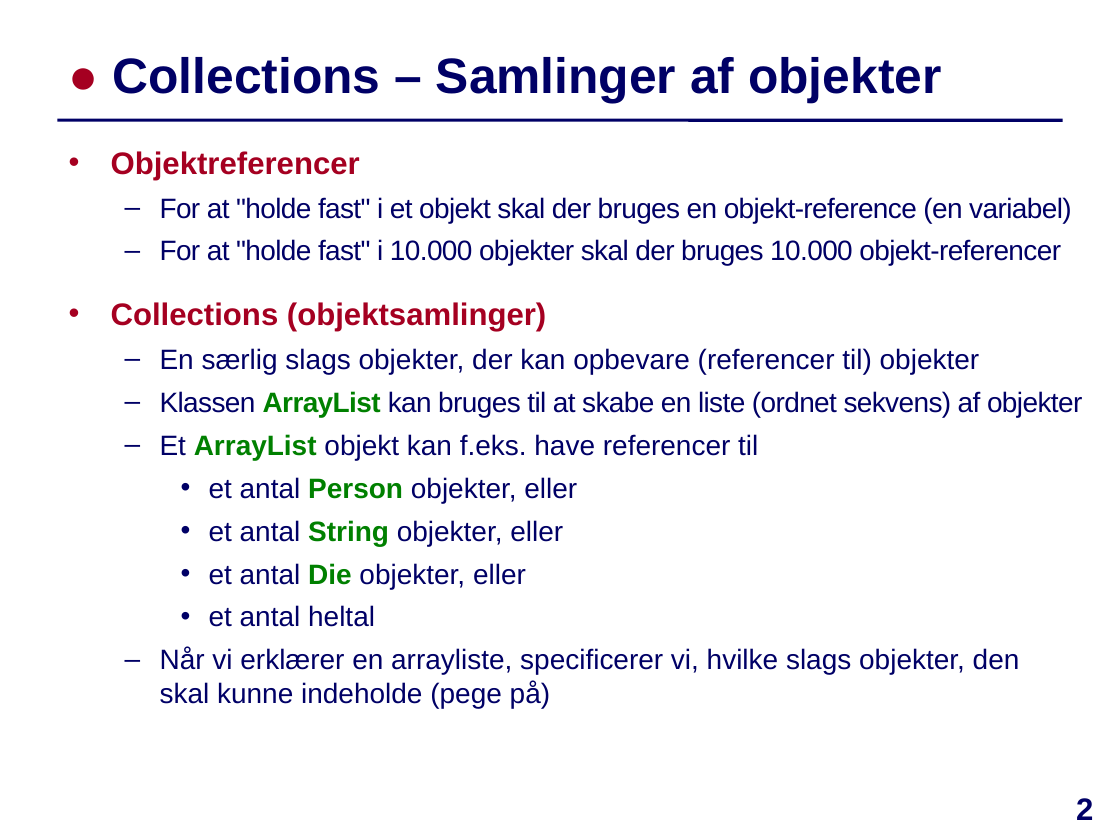
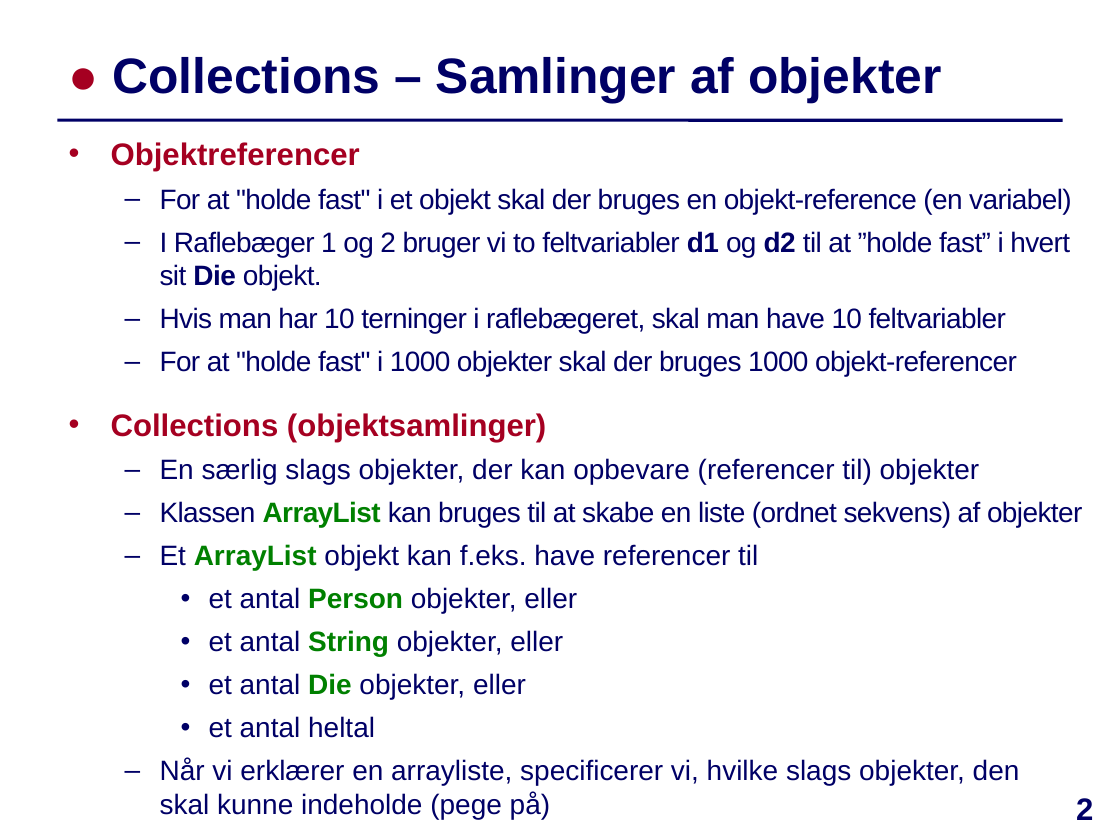
Before and after one commit to IntProgAU/Materiale, a slide deck: slide 2 of web/e21/uge_3a/Slides-Uge3-Mandag.pptx. Drawn at 1120x840 pixels with LibreOffice and Linux fonts; fonts in the diff are those of the drawing. Boxes give left, top, right and bottom in pixels: in the first picture for what was removed or moved away, otherwise in the second. Text is boxed around its words. In the diff, an @@ line names an element or a change of style, - is before the commit and + after.

```diff
--- a/web/e21/uge_3a/Slides-Uge3-Mandag.pptx
+++ b/web/e21/uge_3a/Slides-Uge3-Mandag.pptx
@@ text "Objektreferencer": place and size @@
-text "Objektreferencer" at [111,151,1082,708]
+text "Objektreferencer" at [111,142,1082,819]
@@ text at [160,231,1070,376]: text changed @@
-  – For at "holde fast" i 10.000 objekter skal der bruges 10.000 objekt-referencer
+  – I Raflebæger 1 og 2 bruger vi to feltvariabler d1 og d2 til at ”holde fast” i hvert sit Die objekt.
+  – Hvis man har 10 terninger i raflebægeret, skal man have 10 feltvariabler
+  – For at "holde fast" i 1000 objekter skal der bruges 1000 objekt-referencer
```
Also in this commit, not shown: 5 other slides changed, 3 other files.
